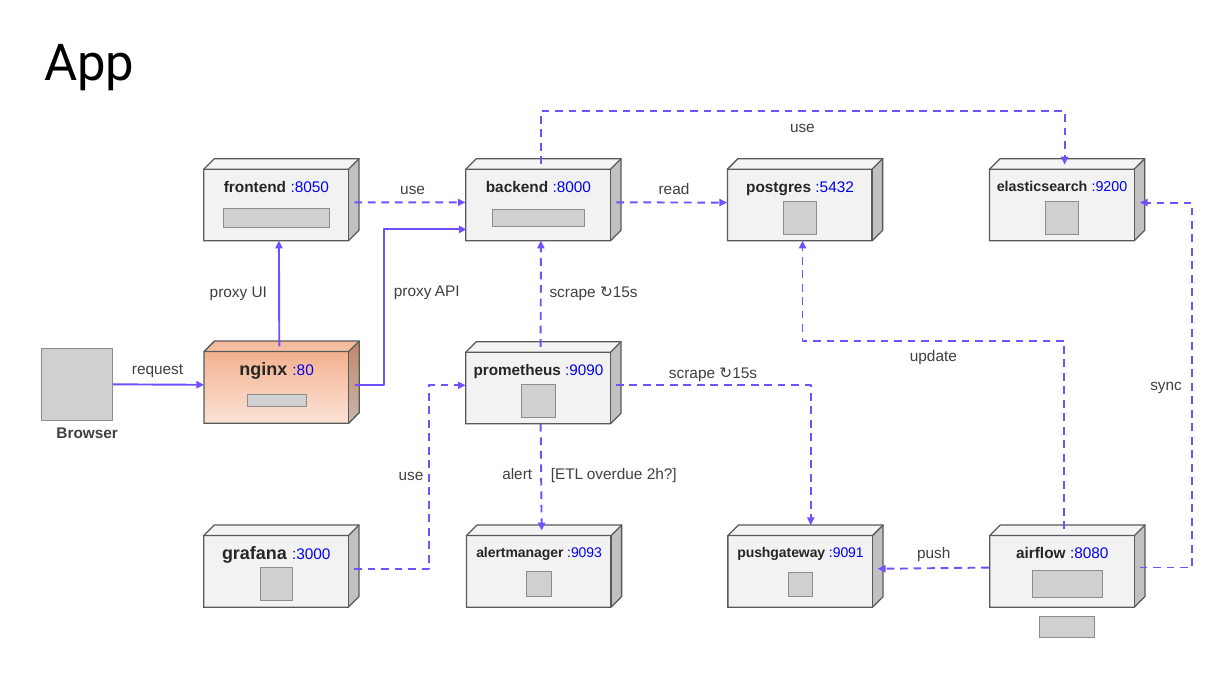
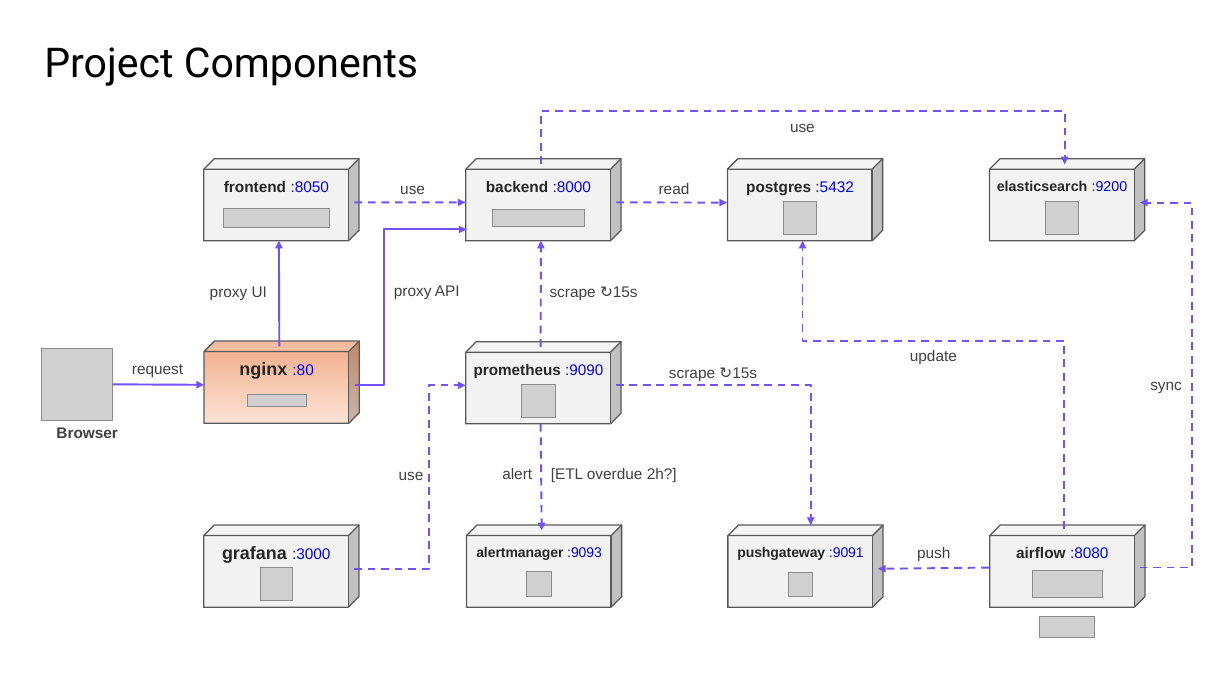
Before and after one commit to skrutikov/german-job-market-analytics, a slide deck: slide 3 of docs/defence2/Defence.pptx. Drawn at 1232x693 pixels with LibreOffice and Linux fonts; fonts in the diff are those of the drawing; grey boxes stand for pictures. Boxes give left, top, right and bottom in pixels: in the first picture for what was removed or moved away, otherwise in the second. Text is boxed around its words. In the diff, an @@ line names an element or a change of style, - is before the commit and + after.

```diff
--- a/docs/defence2/Defence.pptx
+++ b/docs/defence2/Defence.pptx
@@ title at box(44, 47, 418, 86): text changed; size 39.6 to 32 pt @@
-App
+Project Components
```
Also in this commit, not shown: 2 other slides changed, 3 slides added, 1 slide removed, 1 other file.
